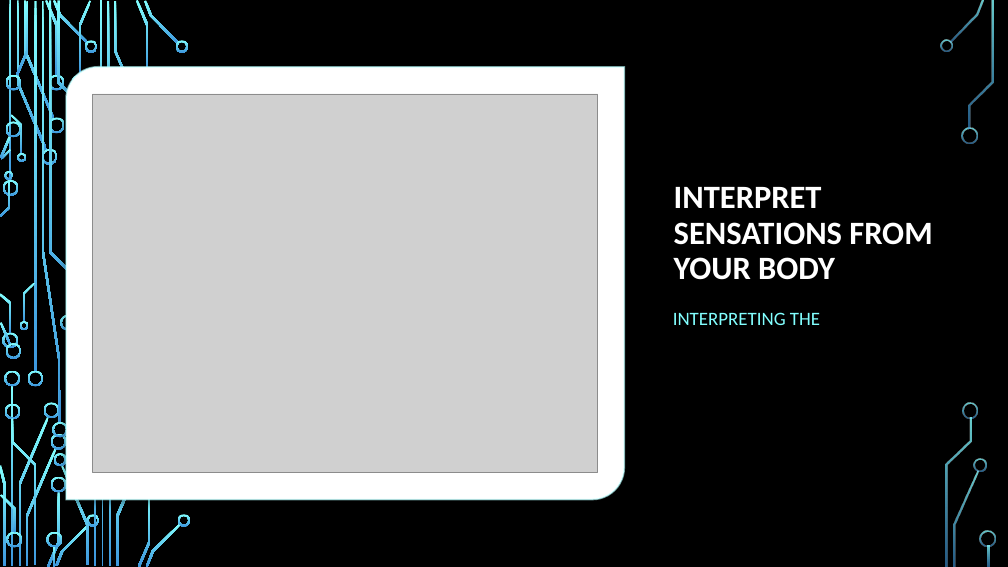
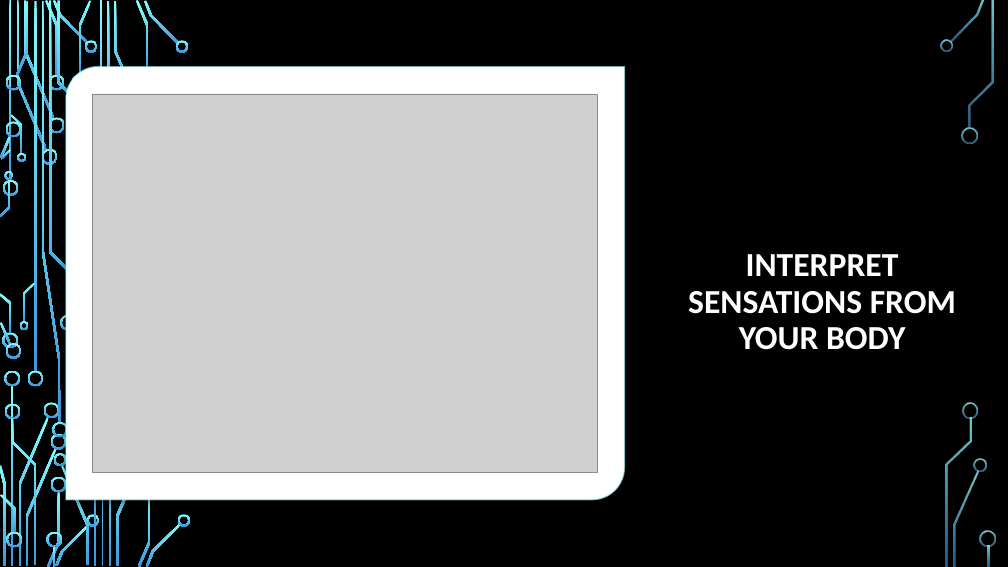
Before and after one commit to MrBardot/Trends-in-Alzheimers-Disease-Fatalities-in-the-United-States-and-Tennessee-from-1999-2018.-, a slide deck: slide 7 of Presentation/Alzheimer’s Disease Trends in the United States.pptx. Drawn at 1008x567 pixels with LibreOffice and Linux fonts; fonts in the diff are those of the drawing; grey boxes stand for pictures; background and template pictures are left out. Boxes give left, top, right and bottom in pixels: in the first picture for what was removed or moved away, otherwise in the second. Text is boxed around its words. In the diff, an @@ line names an element or a change of style, - is before the commit and + after.

```diff
--- a/Presentation/Alzheimer’s Disease Trends in the United States.pptx
+++ b/Presentation/Alzheimer’s Disease Trends in the United States.pptx
@@ title "INTERPRET SENSATIONS FROM YOUR BODY": place and size @@
-title "INTERPRET SENSATIONS FROM YOUR BODY" at <box>674,187,932,280</box>
+title "INTERPRET SENSATIONS FROM YOUR BODY" at <box>688,254,956,350</box>
@@ title "INTERPRET SENSATIONS FROM YOUR BODY" at <box>688,254,956,350</box>: size 31 to 32 pt; alignment left to centre; vertical alignment bottom to middle @@
@@ text removed at <box>673,312,820,325</box> @@
-INTERPRETING THE
```
Also in this commit, not shown: 6 other slides changed.
